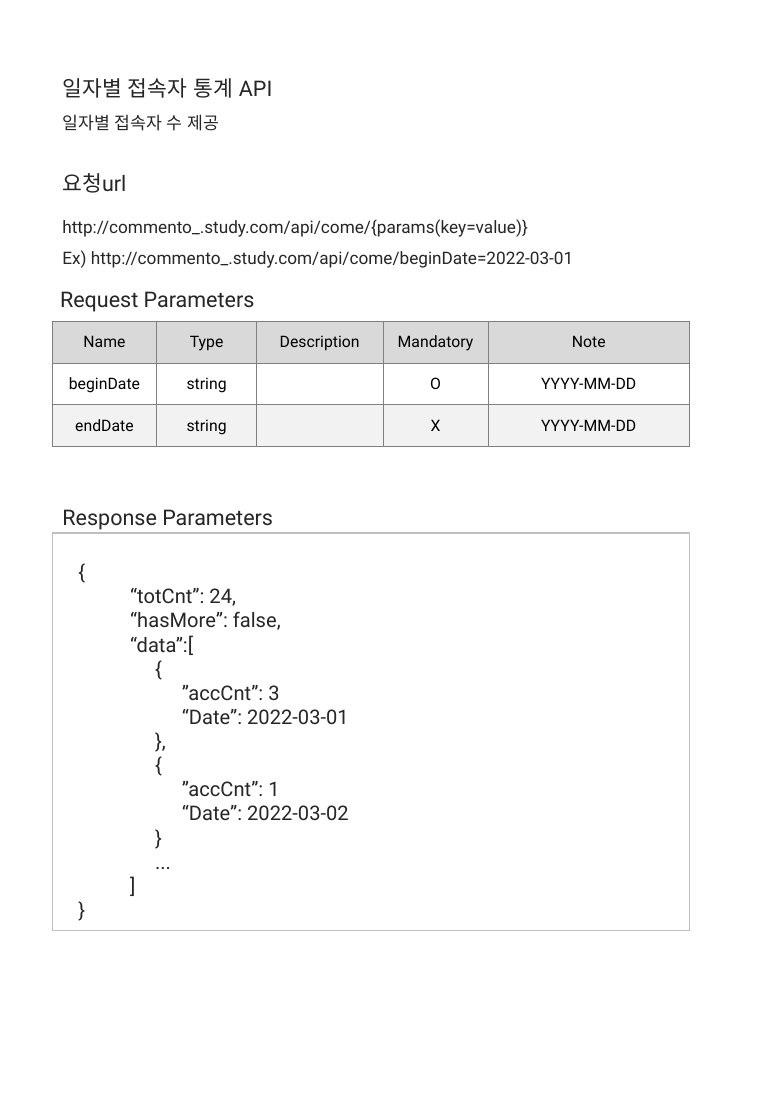
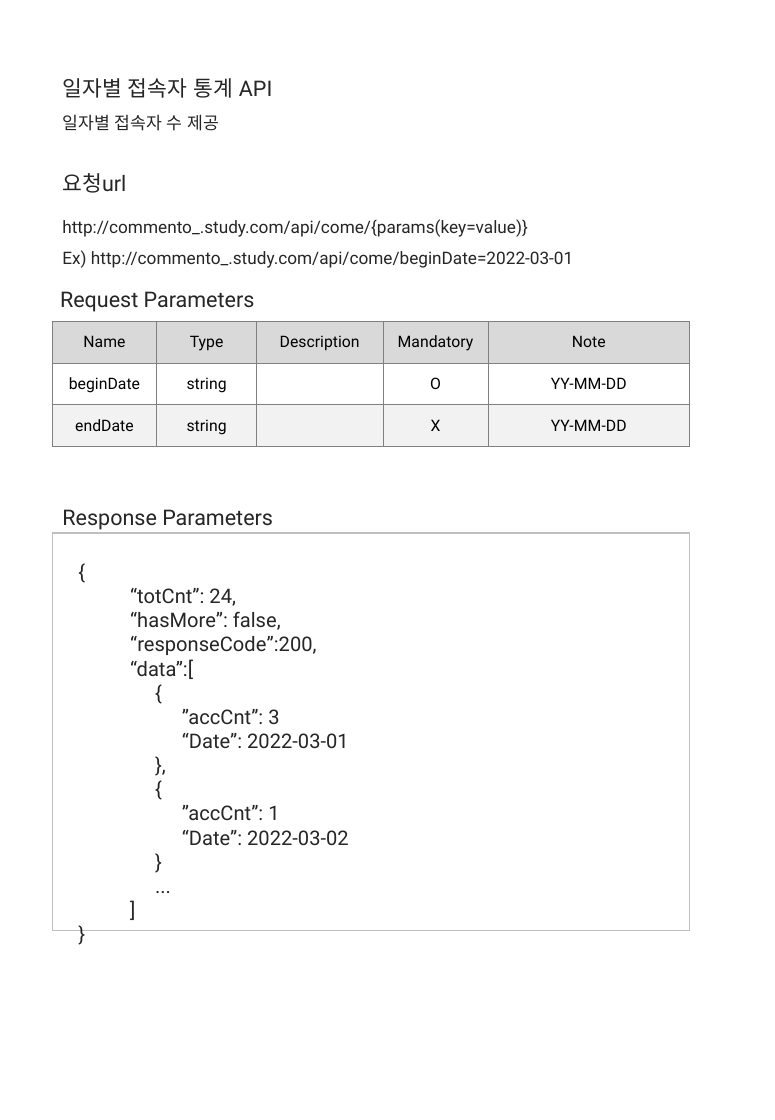
Before and after one commit to jmoriatie/memberManagement, a slide deck: slide 4 of API가이드.pptx. Drawn at 775x1120 pixels with LibreOffice and Linux fonts; fonts in the diff are those of the drawing. Boxes give left, top, right and bottom in pixels: in the first picture for what was removed or moved away, otherwise in the second. Text is boxed around its words. In the diff, an @@ line names an element or a change of style, - is before the commit and + after.

```diff
--- a/API가이드.pptx
+++ b/API가이드.pptx
@@ table at (53,321,690,446) @@
-row 2, column 5: YYYY-MM-DD
+row 2, column 5: YY-MM-DD
-row 3, column 5: YYYY-MM-DD
+row 3, column 5: YY-MM-DD
@@ text at (130,636,316,655): paragraph added @@
+“responseCode”:200,
```
Also in this commit, not shown: 6 other slides changed, 8 other files.
